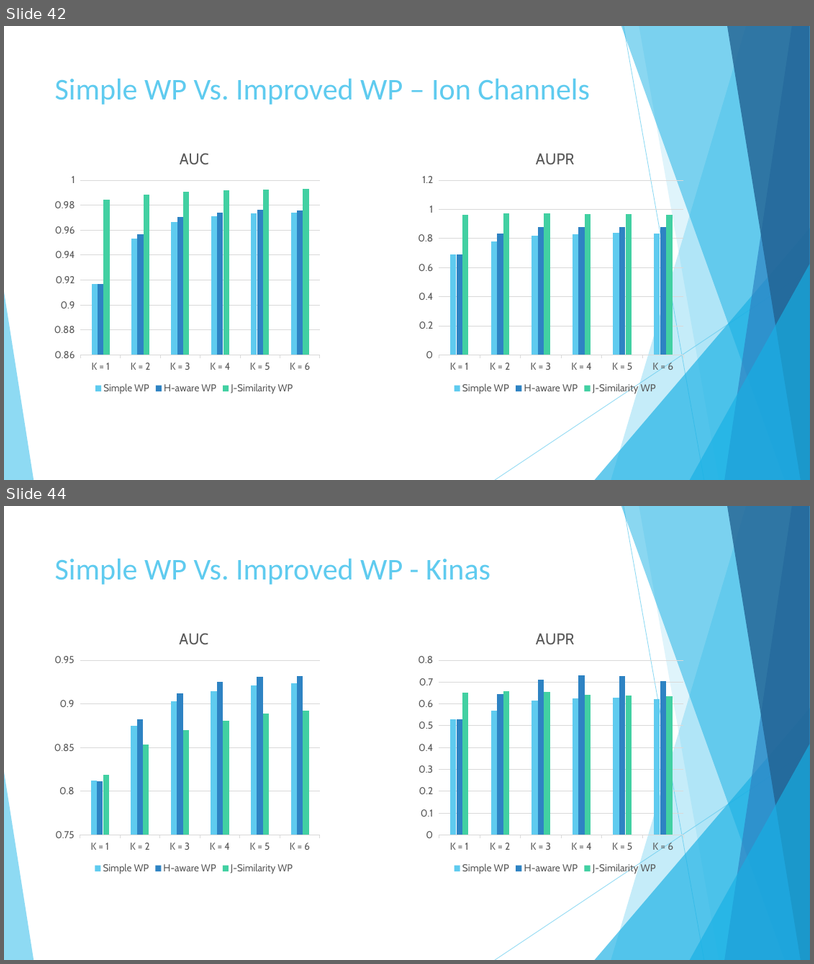
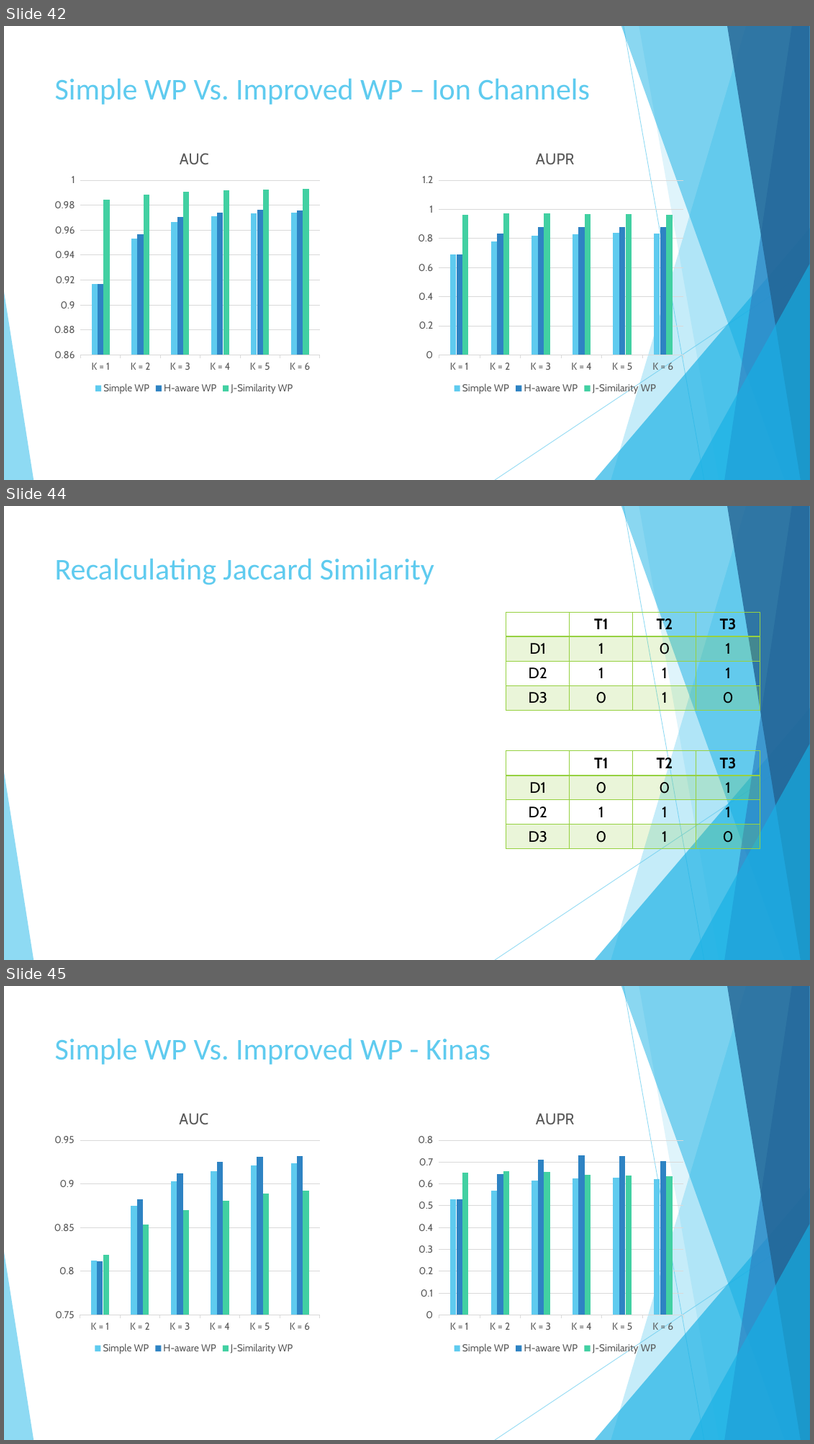
Before and after one commit to AbdullahAlZoabi/Drug-Target-Interaction-Prediction, a slide deck: Drug-Target Interaction Prediction.pptx. Shown one above the other, each under a label of ours: slides 42 and 44 before the commit, slides 42, 44 and 45 after it; the slides between them are not shown. The pictures are 814x964 and 814x1444 pixels, drawn with LibreOffice and Linux fonts; fonts in the diff are those of the drawing; grey boxes stand for pictures. Boxes give left, top, right and bottom in pixels: in the first picture for what was removed or moved away, otherwise in the second. Text is boxed around its words. In the diff, an @@ line names an element or a change of style, - is before the commit and + after.

```diff
--- a/Drug-Target Interaction Prediction.pptx
+++ b/Drug-Target Interaction Prediction.pptx
@@ slide 44 added at box(4, 506, 810, 960), background #FFFFFF; not listed: 10 template elements that a slide beside it also shows @@
@@ title added at box(55, 559, 435, 584), 36 pt, text #5FCBEF @@
+Recalculating Jaccard Similarity
@@ table added at box(506, 612, 760, 710), 4 rows, 4 columns @@
+ | T1 | T2 | T3
+D1 | 1 | 0 | 1
+D2 | 1 | 1 | 1
+D3 | 0 | 1 | 0
@@ table added at box(506, 750, 760, 849), 4 rows, 4 columns @@
+ | T1 | T2 | T3
+D1 | 0 | 0 | 1
+D2 | 1 | 1 | 1
+D3 | 0 | 1 | 0
@@ what was slide 44 is now slide 45 @@
```
Also in this commit, not shown: 7 slides changed, 3 other slides added, 2 slides removed.
